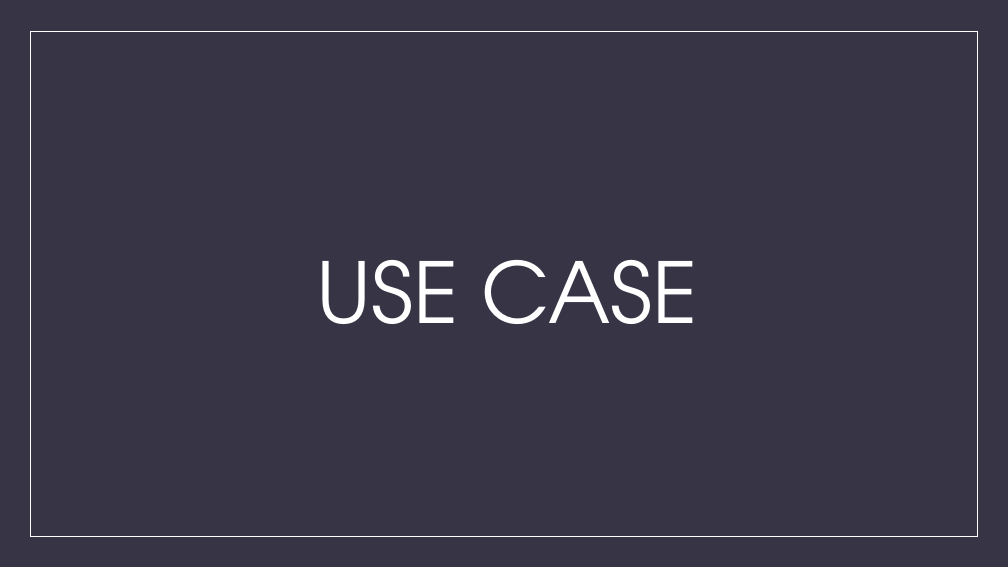
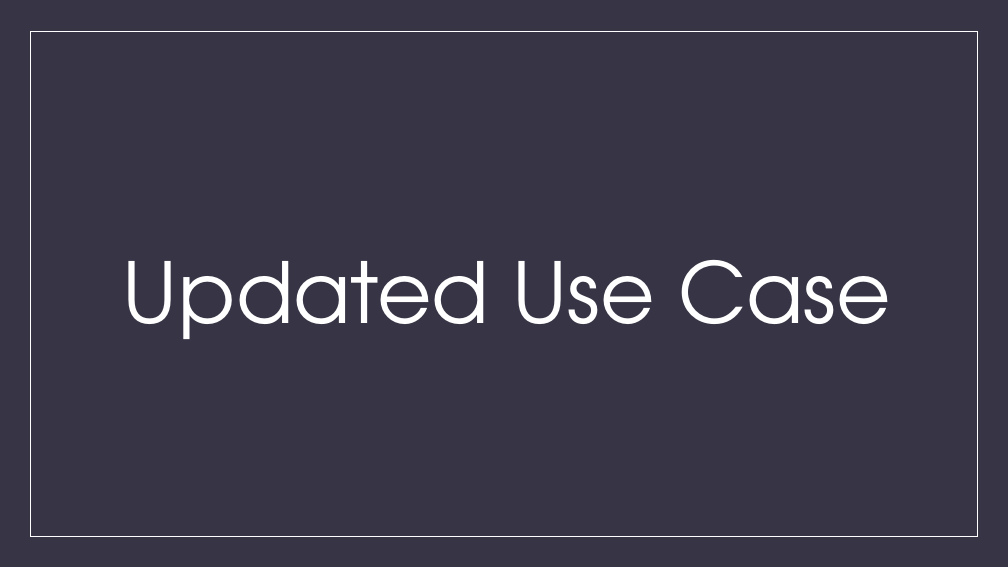
Before and after one commit to aldobagus725/Web-Based-Information-System-for-Micro-Housing-System-in-Kuala-Lumpur, a slide deck: slide 8 of ASS 3 Document/ASS3_BIT302_E1700882_E1700873_PowerPoint.pptx. Drawn at 1008x567 pixels with LibreOffice and Linux fonts; fonts in the diff are those of the drawing. Boxes give left, top, right and bottom in pixels: in the first picture for what was removed or moved away, otherwise in the second. Text is boxed around its words. In the diff, an @@ line names an element or a change of style, - is before the commit and + after.

```diff
--- a/ASS 3 Document/ASS3_BIT302_E1700882_E1700873_PowerPoint.pptx
+++ b/ASS 3 Document/ASS3_BIT302_E1700882_E1700873_PowerPoint.pptx
@@ title at [123,260,891,339]: text changed @@
-USE CASE
+Updated Use Case
```
Also in this commit, not shown: 4 other slides changed, 7 slides added, 2 slides removed, 2 other files.
